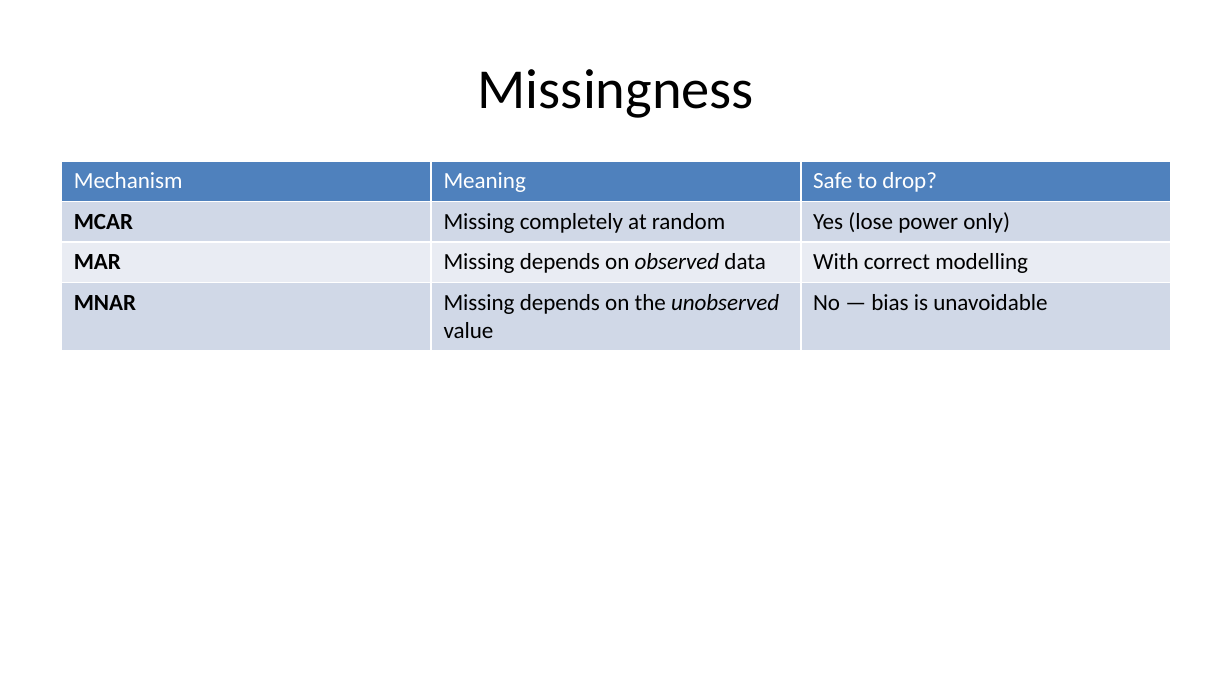
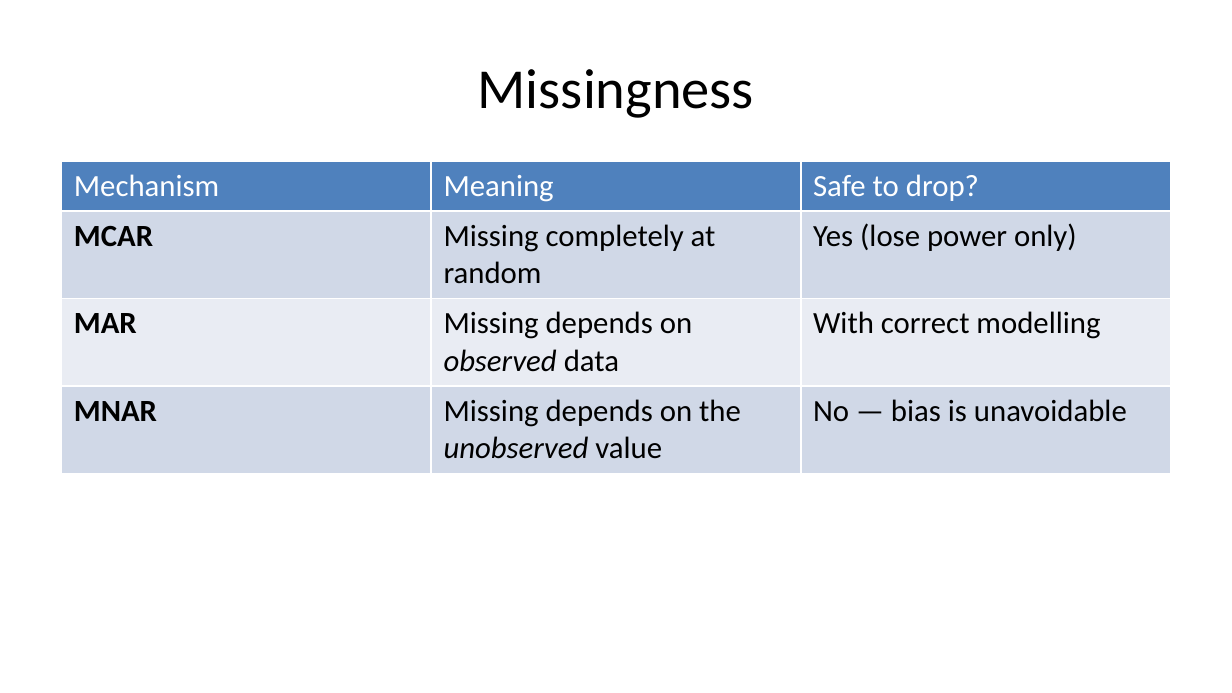
Before and after one commit to pauldubois98/AdcancedTopicsDataScience2026, a slide deck: slide 20 of Course01/slides.pptx. Drawn at 1232x693 pixels with LibreOffice and Linux fonts; fonts in the diff are those of the drawing. Boxes give left, top, right and bottom in pixels: in the first picture for what was removed or moved away, otherwise in the second. Text is boxed around its words. In the diff, an @@ line names an element or a change of style, - is before the commit and + after.

```diff
--- a/Course01/slides.pptx
+++ b/Course01/slides.pptx
@@ table at box(62, 161, 1170, 618) @@
@@ fill #D0D8E7 to #D0D8E8 in 6 cells @@
@@ fill #E9ECF3 to #E9EDF4 in row 3 @@
@@ size 13.5 to 18 pt @@
@@ borders changed @@
```
Also in this commit, not shown: 29 other slides changed, 1 other file.
